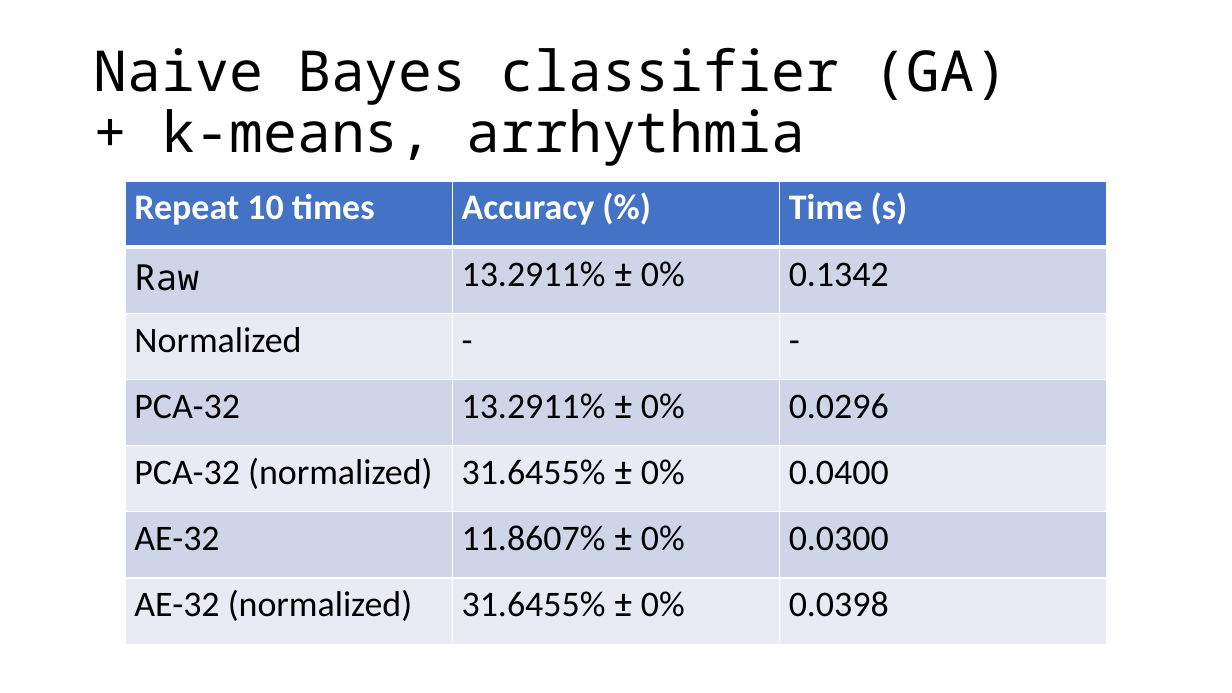
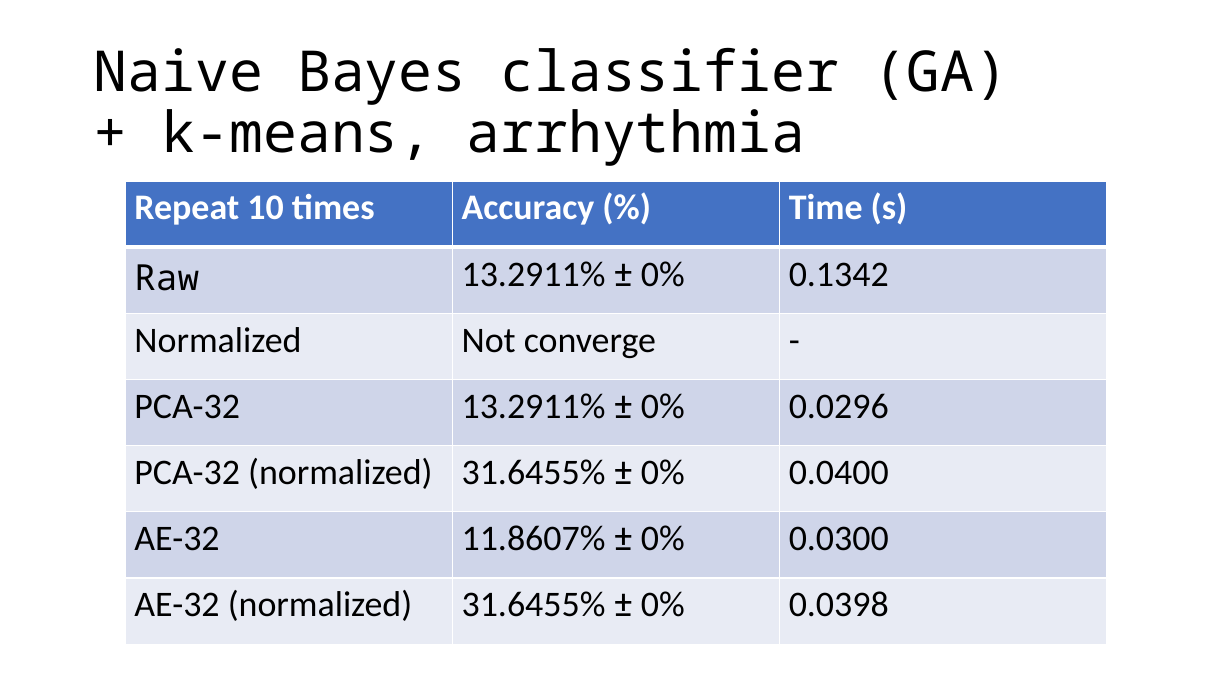
Before and after one commit to OEmiliatanO/CSE_data_mining, a slide deck: slide 29 of final/ppt/第八組.pptx (slide 28 before the commit). Drawn at 1232x693 pixels with LibreOffice and Linux fonts; fonts in the diff are those of the drawing. Boxes give left, top, right and bottom in pixels: in the first picture for what was removed or moved away, otherwise in the second. Text is boxed around its words. In the diff, an @@ line names an element or a change of style, - is before the commit and + after.

Commit message:
update oot

```diff
--- a/final/ppt/第八組.pptx
+++ b/final/ppt/第八組.pptx
@@ table at <box>126,181,1107,644</box> @@
-row 3, column 2: -
+row 3, column 2: Not converge
```
Also in this commit, not shown: 1 other slide changed, 10 slides added.
